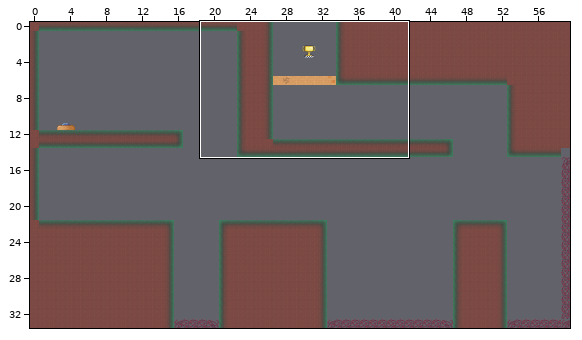
Tiled map: GXPEngine2023/GXPEngine/bin/Debug/level_2_real.tmx. Above: a wide view before the commit, with the close-up outlined.
Close-up. Before the commit:
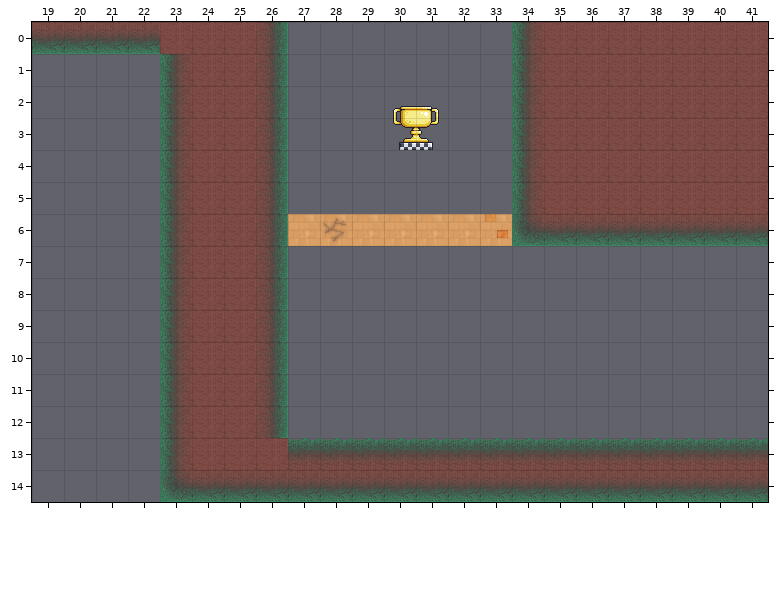
Cells are 32x32 px. Shown: x 19..41, y 0..14. The commit also changed other parts of the map, which this record leaves out.
Once edited:
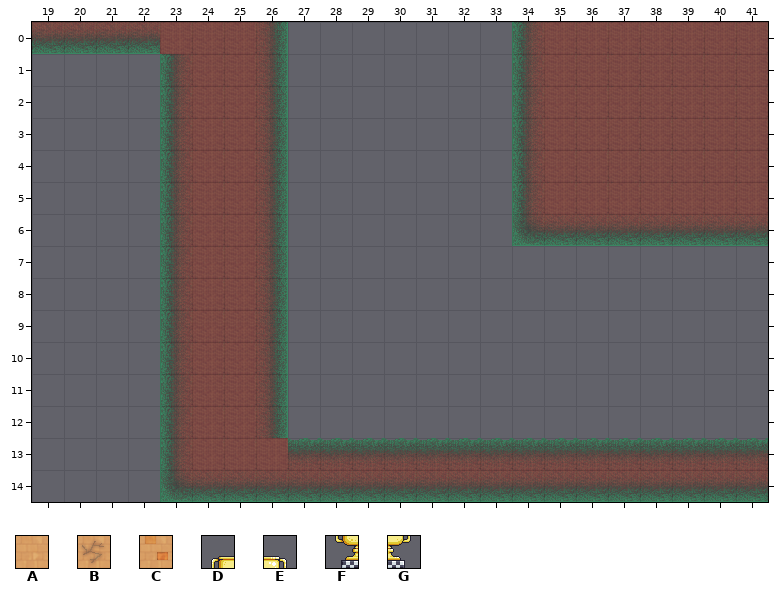
Key: from "building blocks 2": A 21, B 22, C 23; from "end level": D 0, E 1, F 2, G 3.
_ is an empty cell, . an unchanged one.
From old to new:
--- layer "Tile Layer 1"
@@ x 30..31 @@
- 2 DE
- 3 FG
+ 2 __
+ 3 __
@@ x 27..33 @@
- 6 ABAAAAC
+ 6 _______
Boxes around the changes in both close-ups, in picture pixels (x1, y1, x2, y2):
removed: (393, 106, 439, 150)
removed: (288, 214, 512, 246)
